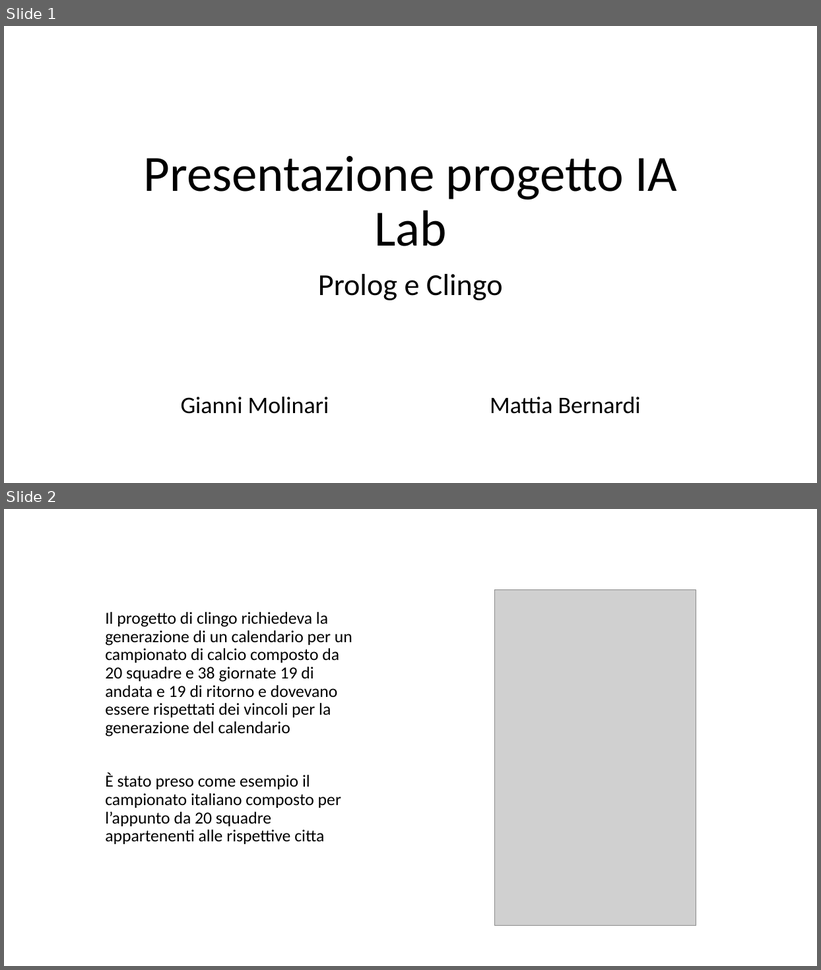
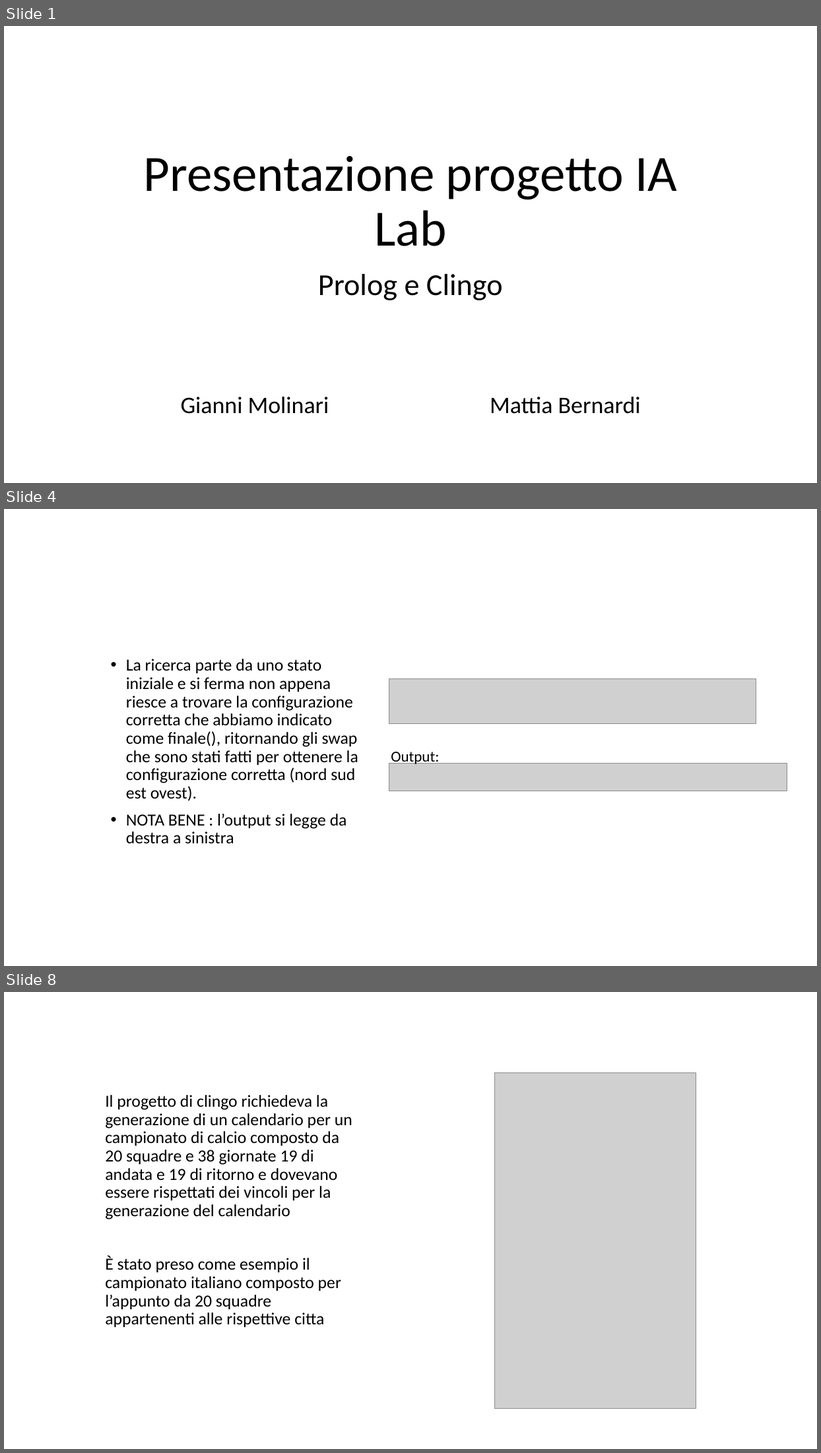
Before and after one commit to giargiapower/prolog-clingo-clips-soar, a slide deck: Presentazioni/Presentazione_Pozzato.pptx. Shown one above the other, each under a label of ours: slides 1 and 2 before the commit, slides 1, 4 and 8 after it; the slides between them are not shown. The pictures are 821x970 and 821x1453 pixels, drawn with LibreOffice and Linux fonts; fonts in the diff are those of the drawing; grey boxes stand for pictures. Boxes give left, top, right and bottom in pixels: in the first picture for what was removed or moved away, otherwise in the second. Text is boxed around its words. In the diff, an @@ line names an element or a change of style, - is before the commit and + after.

Commit message:
aggiunta parte prolog

```diff
--- a/Presentazioni/Presentazione_Pozzato.pptx
+++ b/Presentazioni/Presentazione_Pozzato.pptx
@@ slide 4 added at (4,509,817,966), background #FFFFFF @@
@@ text added at (126,659,358,844), 20 pt, text #000000 @@
+• La ricerca parte da uno stato iniziale e si ferma non appena riesce a trovare la configurazione corretta che abbiamo indicato come finale(), ritornando gli swap che sono stati fatti per ottenere la configurazione corretta (nord sud est ovest).
+• NOTA BENE : l’output si legge da destra a sinistra
@@ picture added at (389,679,756,724) @@
@@ picture added at (389,764,787,791) @@
@@ text added at (391,752,439,766), 18 pt, text #000000 @@
+Output:
@@ what was slide 2 is now slide 8 @@
```
Also in this commit, not shown: 5 other slides added.
